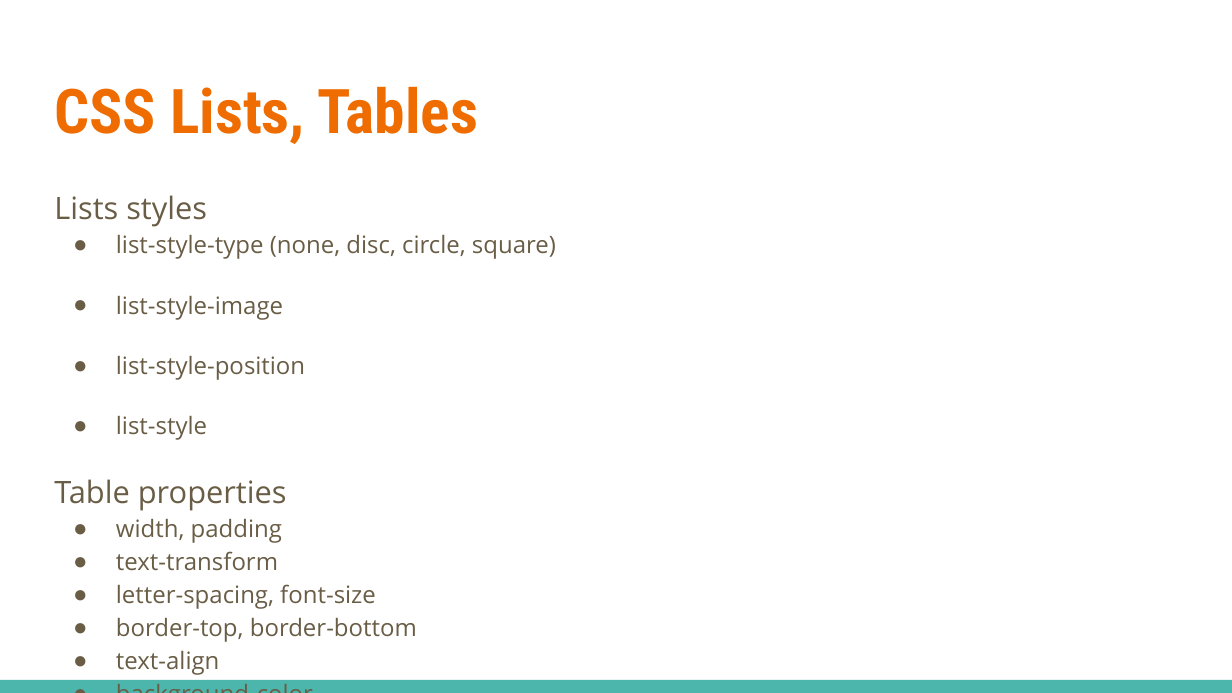
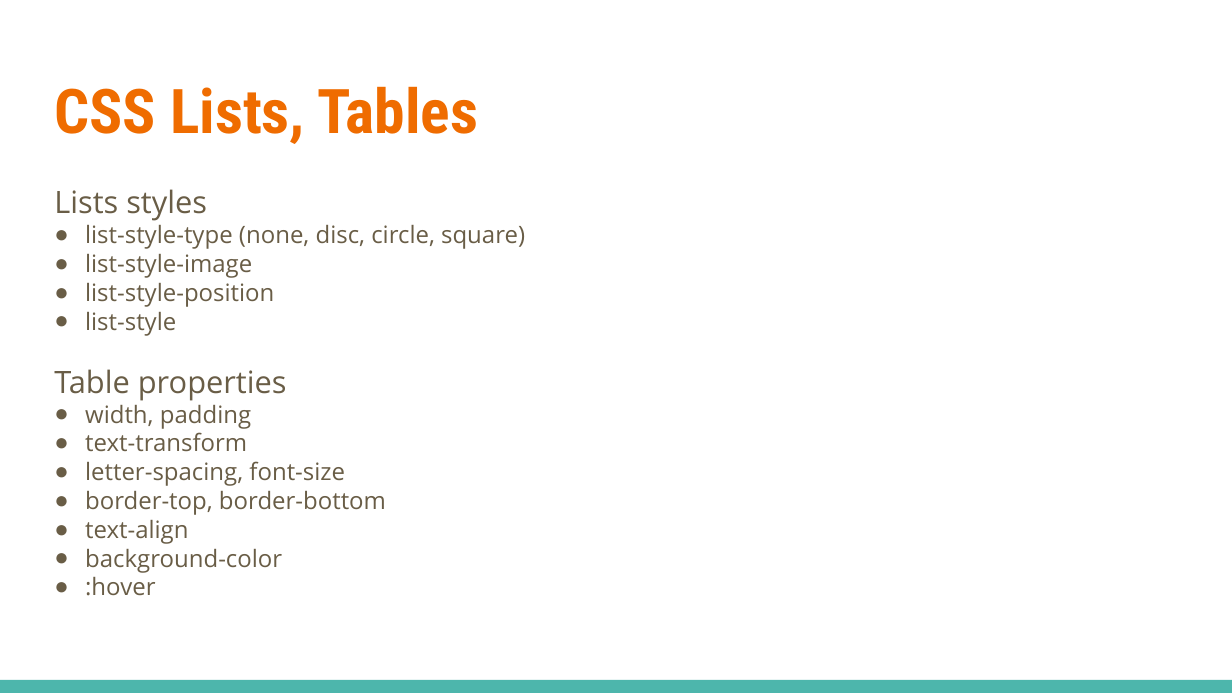
Before and after one commit to linkedin/high-school-trainee, a slide deck: slide 22 of Week 1/Lectures/1.3 HTML and CSS.pptx. Drawn at 1232x693 pixels with LibreOffice and Linux fonts; fonts in the diff are those of the drawing. Boxes give left, top, right and bottom in pixels: in the first picture for what was removed or moved away, otherwise in the second. Text is boxed around its words. In the diff, an @@ line names an element or a change of style, - is before the commit and + after.

```diff
--- a/Week 1/Lectures/1.3 HTML and CSS.pptx
+++ b/Week 1/Lectures/1.3 HTML and CSS.pptx
@@ text "Lists styles" at bbox=[54, 189, 525, 596]: indent changed; line spacing 1.15 to 1; less space between paragraphs @@
```
Also in this commit, not shown: 8 other slides changed, 6 other files.
